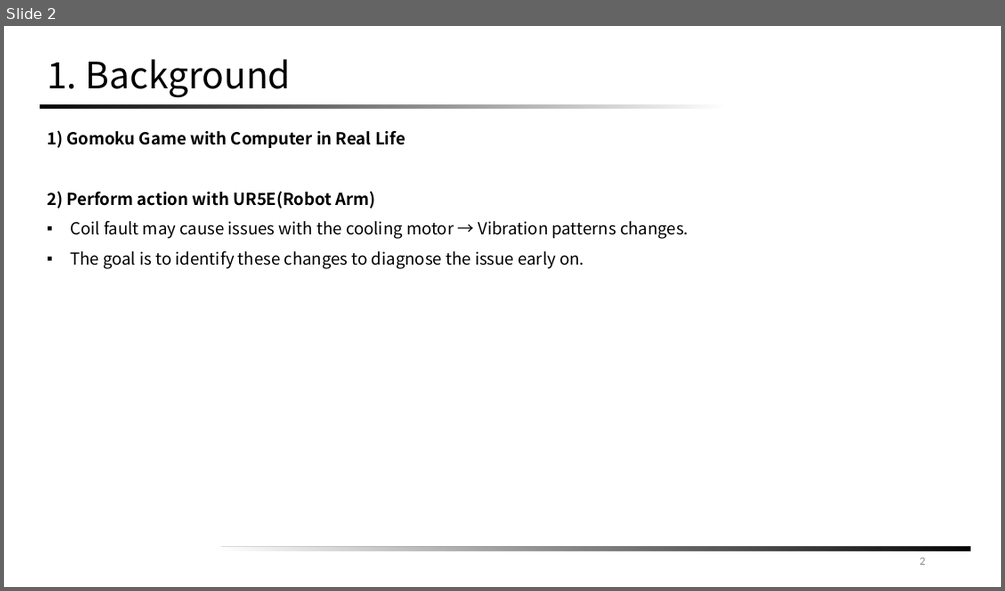
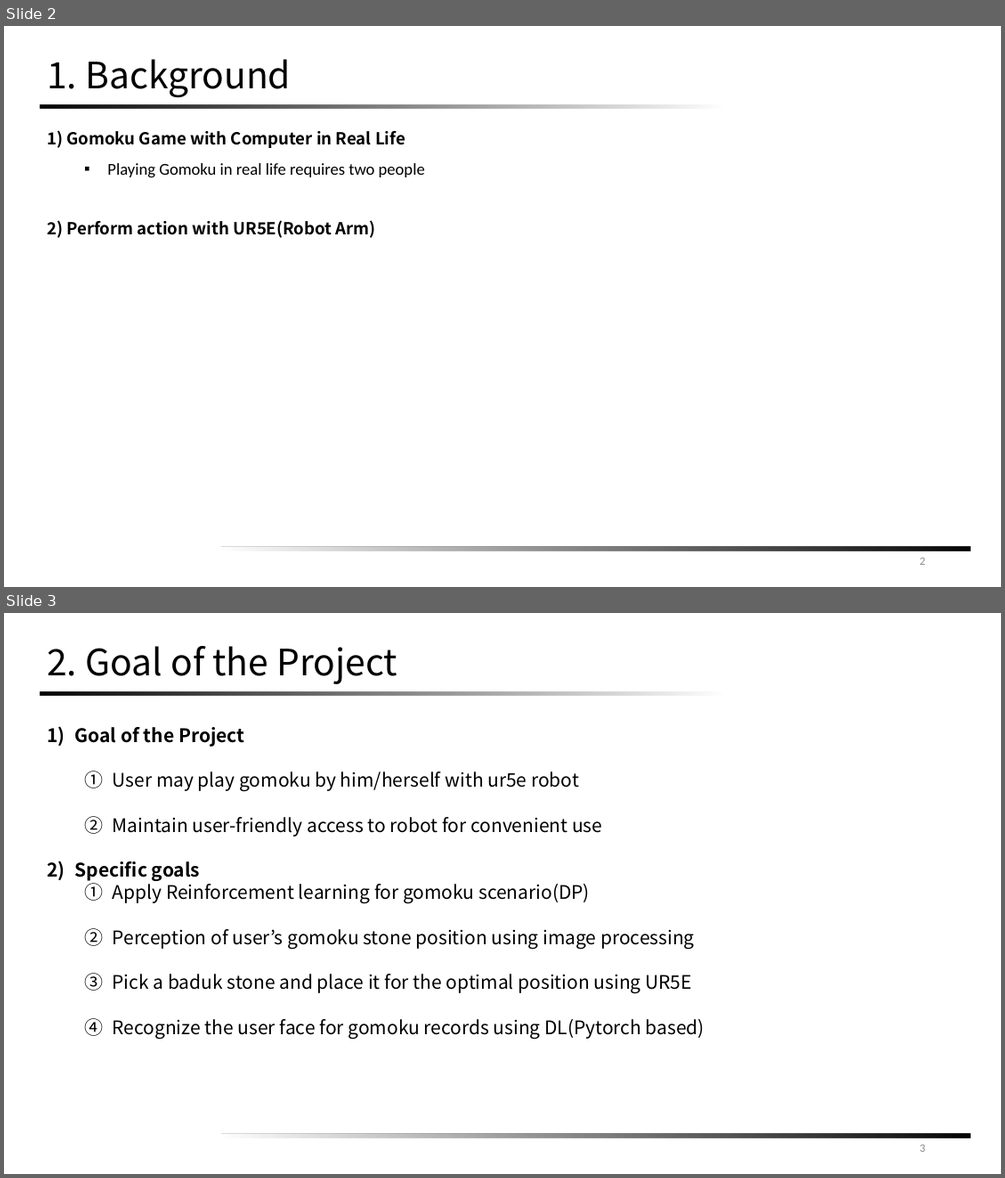
Before and after one commit to Kwak-Jin/IAIA, a slide deck: Project/Robot Automation/[IAIA]Collaborative Robot Project Proposal(241108).pptx. Shown one above the other, each under a label of ours: slide 2 before the commit, slides 2 and 3 after it. The pictures are 1005x591 and 1005x1178 pixels, drawn with LibreOffice and Linux fonts; fonts in the diff are those of the drawing. Boxes give left, top, right and bottom in pixels: in the first picture for what was removed or moved away, otherwise in the second. Text is boxed around its words. In the diff, an @@ line names an element or a change of style, - is before the commit and + after.

Commit message:
241217 Project 2 report update

```diff
--- a/Project/Robot Automation/[IAIA]Collaborative Robot Project Proposal(241108).pptx
+++ b/Project/Robot Automation/[IAIA]Collaborative Robot Project Proposal(241108).pptx
@@ slide 3 added at (4, 613, 1001, 1174), background #FFFFFF; not listed: 2 template elements that a slide beside it also shows @@
@@ title added at (47, 646, 397, 684), 35 pt, text #000000 @@
+2. Goal of the Project
@@ text added at (75, 727, 704, 1038), 18 pt, text #000000 @@
+1) Goal of the Project
+  1. User may play gomoku by him/herself with ur5e robot
+  2. Maintain user-friendly access to robot for convenient use
+2) Specific goals
+  1. Apply Reinforcement learning for gomoku scenario(DP)
+  2. Perception of user’s gomoku stone position using image processing
+  3. Pick a baduk stone and place it for the optimal position using UR5E
+  4. Recognize the user face for gomoku records using DL(Pytorch based)
@@ page number added at (920, 1144, 925, 1151), 11 pt, text #8C8C8C @@
+3
@@ slide 2 changed as well @@
@@ text at (107, 163, 425, 178): paragraph added @@
+  ▪ Playing Gomoku in real life requires two people
@@ text at (70, 221, 688, 269): paragraphs removed @@
-▪ Coil fault may cause issues with the cooling motor → Vibration patterns changes.
-▪ The goal is to identify these changes to diagnose the issue early on.
```
Also in this commit, not shown: 2 other slides changed, 2 other slides added, 6 slides removed, 10 other files.
